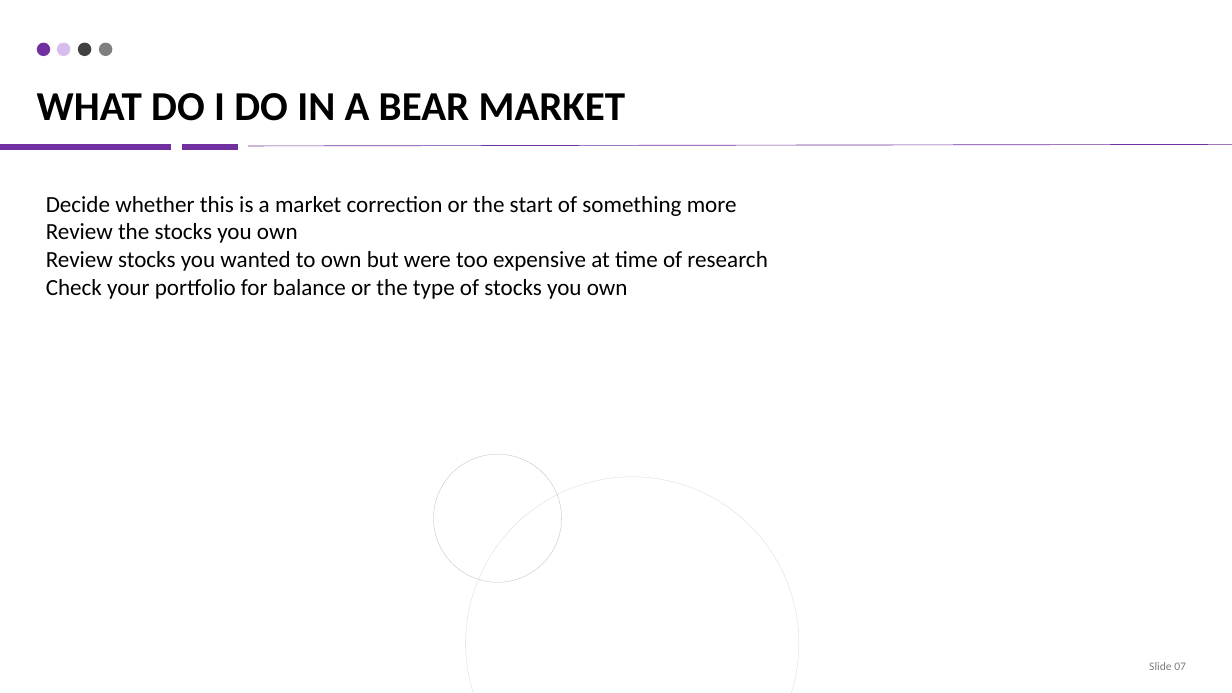
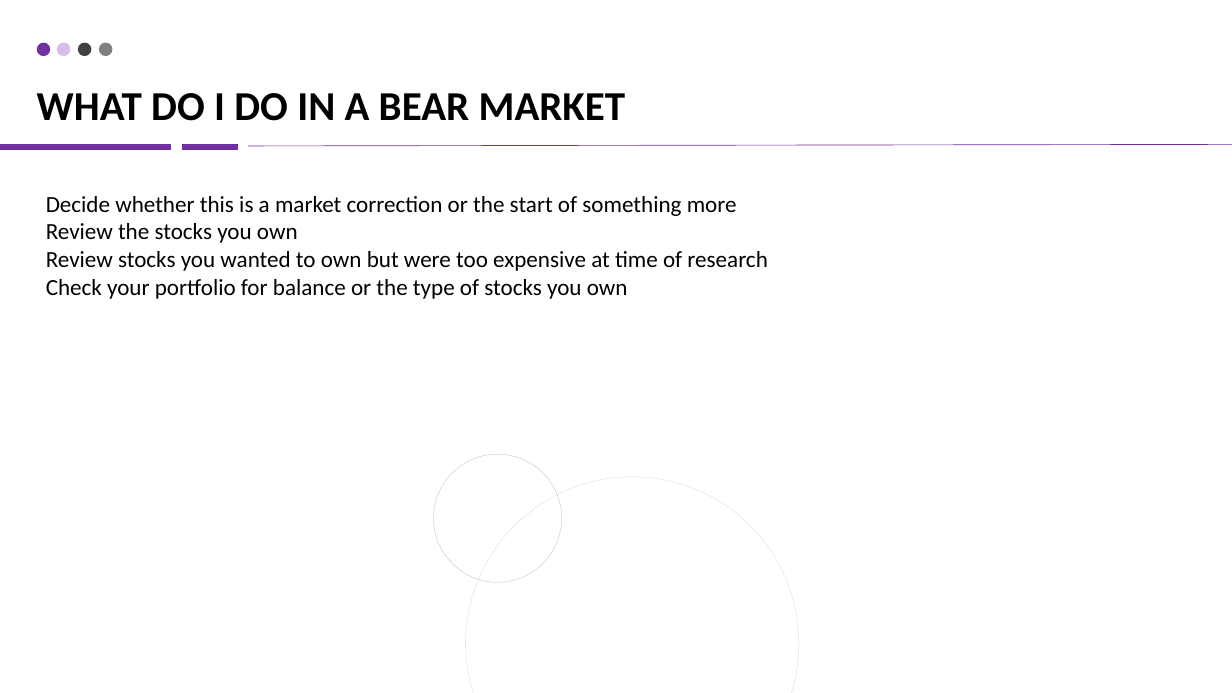
Before and after one commit to xiangx7805/MA615_TeamAssign, a slide deck: slide 8 of Officer/FinishedTemp.pptx. Drawn at 1232x693 pixels with LibreOffice and Linux fonts; fonts in the diff are those of the drawing. Boxes give left, top, right and bottom in pixels: in the first picture for what was removed or moved away, otherwise in the second. Text is boxed around its words. In the diff, an @@ line names an element or a change of style, - is before the commit and + after.

```diff
--- a/Officer/FinishedTemp.pptx
+++ b/Officer/FinishedTemp.pptx
@@ text removed at (x1=1149, y1=662, x2=1186, y2=670) @@
-Slide 07
```
Also in this commit, not shown: 7 other slides changed, 2 other files.
